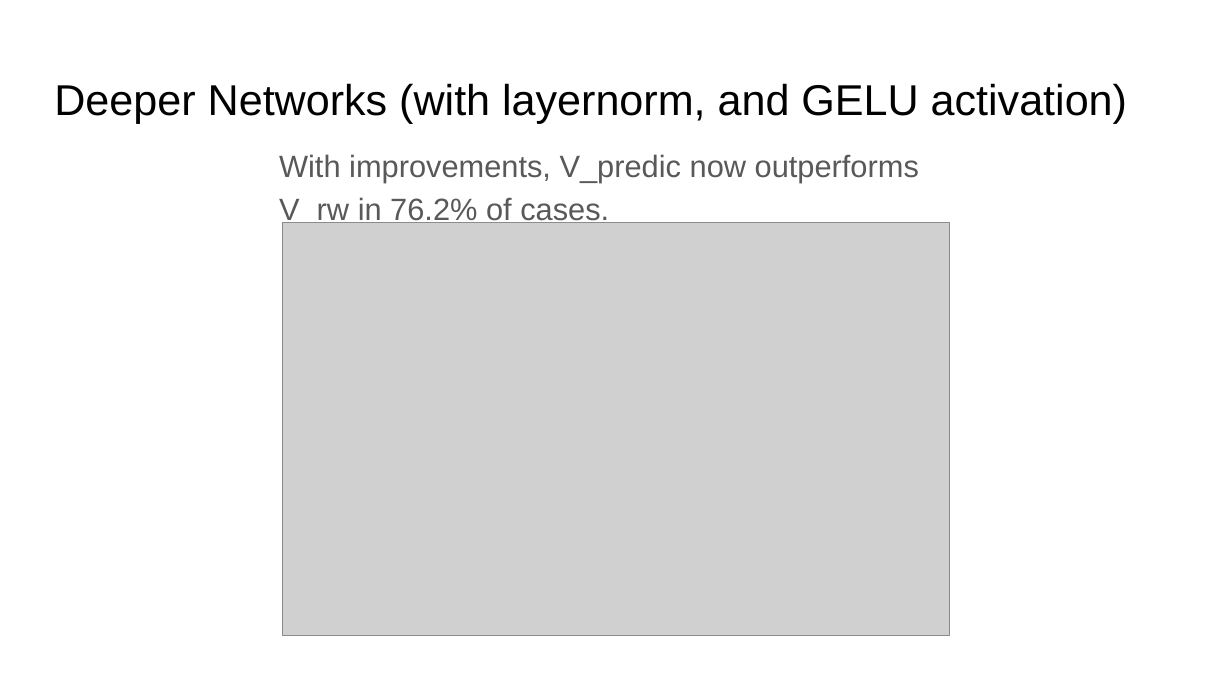
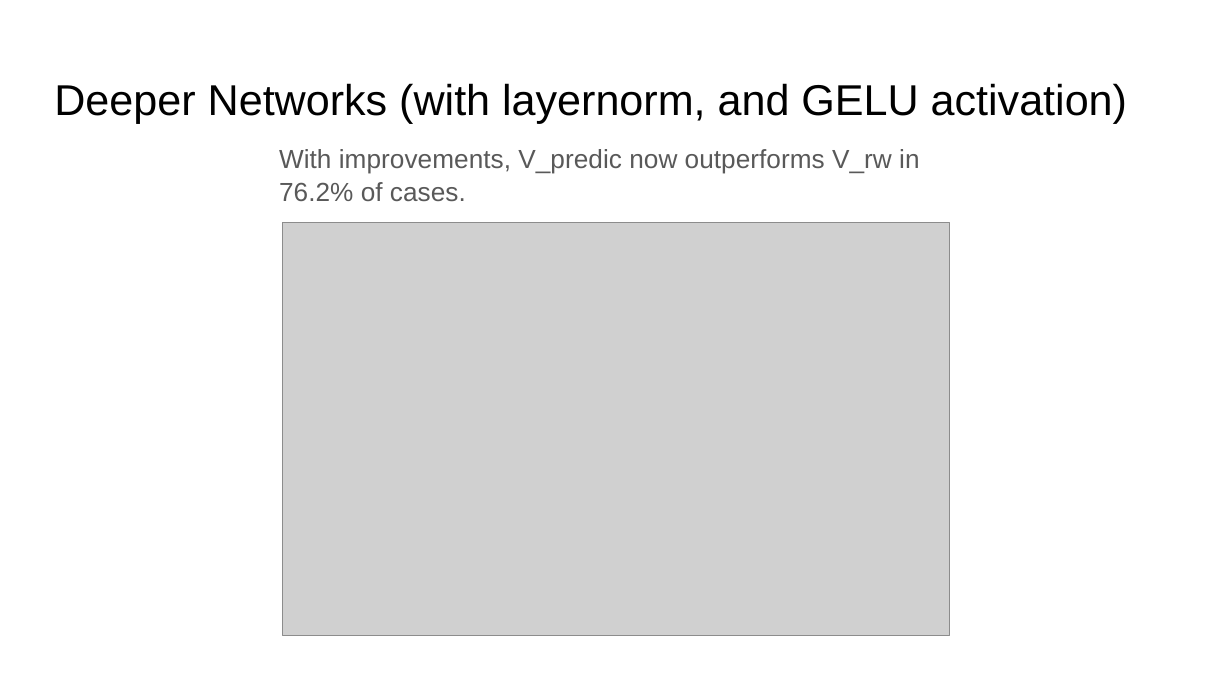
Before and after one commit to kwchurch/JSALT_Better_Together, a slide deck: slide 16 of slides/final_presentation_draft/ben_final_draft.pptx (slide 14 before the commit). Drawn at 1232x693 pixels with LibreOffice and Linux fonts; fonts in the diff are those of the drawing; grey boxes stand for pictures. Boxes give left, top, right and bottom in pixels: in the first picture for what was removed or moved away, otherwise in the second. Text is boxed around its words. In the diff, an @@ line names an element or a change of style, - is before the commit and + after.

```diff
--- a/slides/final_presentation_draft/ben_final_draft.pptx
+++ b/slides/final_presentation_draft/ben_final_draft.pptx
@@ text "With improvements, V_predic now outperforms ..." at <box>279,149,919,201</box>: size 18 to 15.3 pt; line spacing 1.15 to 1.05 @@
```
Also in this commit, not shown: 2 other slides changed, 2 slides added, 5 other files.
